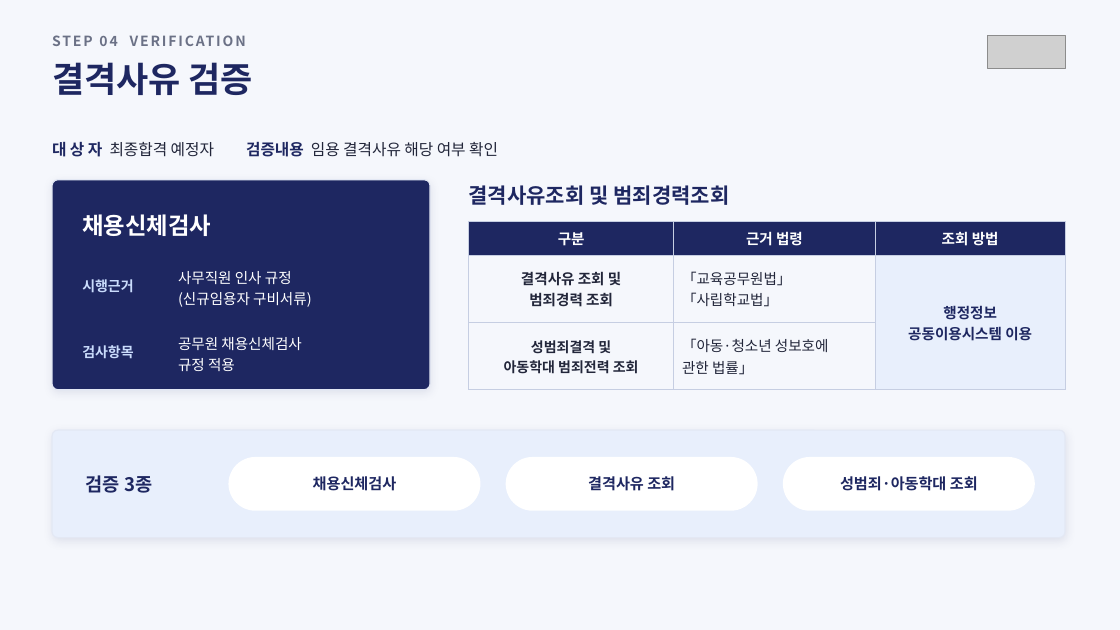
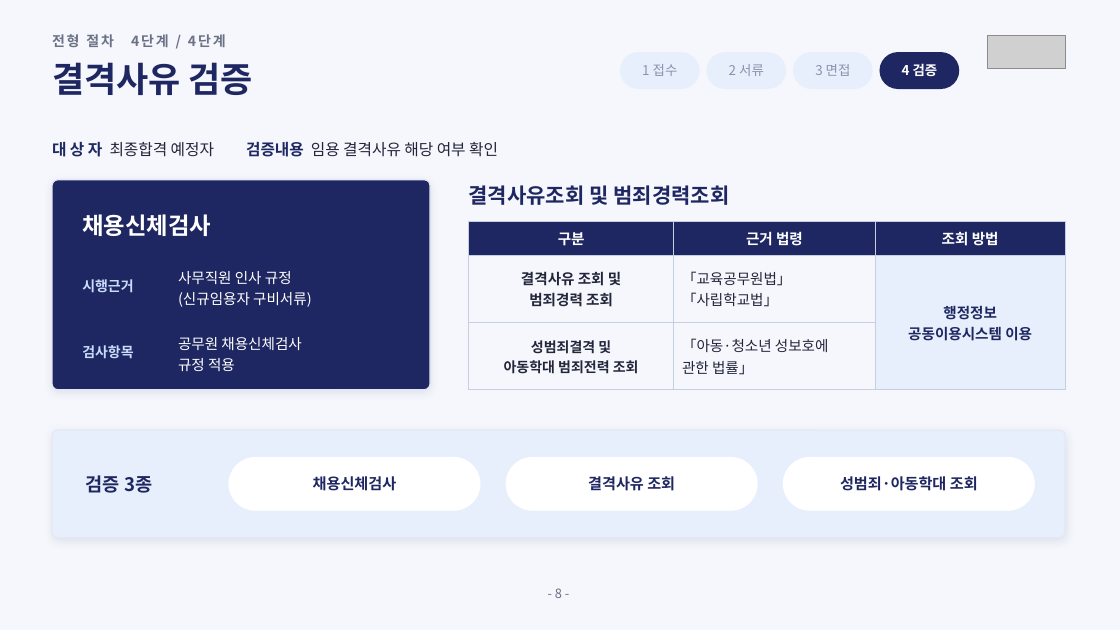
Before and after one commit to sogood459-max/miracle-guy, a slide deck: slide 9 of docs/2027년_사무직원_채용계획안_A_우측엠블럼.pptx. Drawn at 1120x630 pixels with LibreOffice and Linux fonts; fonts in the diff are those of the drawing; grey boxes stand for pictures. Boxes give left, top, right and bottom in pixels: in the first picture for what was removed or moved away, otherwise in the second. Text is boxed around its words. In the diff, an @@ line names an element or a change of style, - is before the commit and + after.

```diff
--- a/docs/2027년_사무직원_채용계획안_A_우측엠블럼.pptx
+++ b/docs/2027년_사무직원_채용계획안_A_우측엠블럼.pptx
@@ text at [52, 34, 226, 47]: text changed @@
-STEP 04 VERIFICATION
+전형 절차 4단계 / 4단계
@@ rounded rectangle added at [620, 52, 700, 89], fill #E8EFFC @@
@@ rounded rectangle added at [707, 52, 786, 89], fill #E8EFFC @@
@@ rounded rectangle added at [793, 52, 873, 89], fill #E8EFFC @@
@@ rounded rectangle added at [880, 52, 960, 89], fill #1E2761 @@
@@ text added at [642, 64, 678, 76], 11.5 pt, text #8A93AD @@
+1 접수
@@ text added at [729, 64, 764, 76], 11.5 pt, text #8A93AD @@
+2 서류
@@ text added at [815, 64, 851, 76], 11.5 pt, text #8A93AD @@
+3 면접
@@ text added at [902, 63, 938, 76], 11.5 pt, text #FFFFFF, bold @@
+4 검증
@@ text added at [555, 588, 562, 598], 11 pt, text #6B7186 @@
+- 8 -
```
Also in this commit, not shown: 9 other slides changed, 2 other files.
